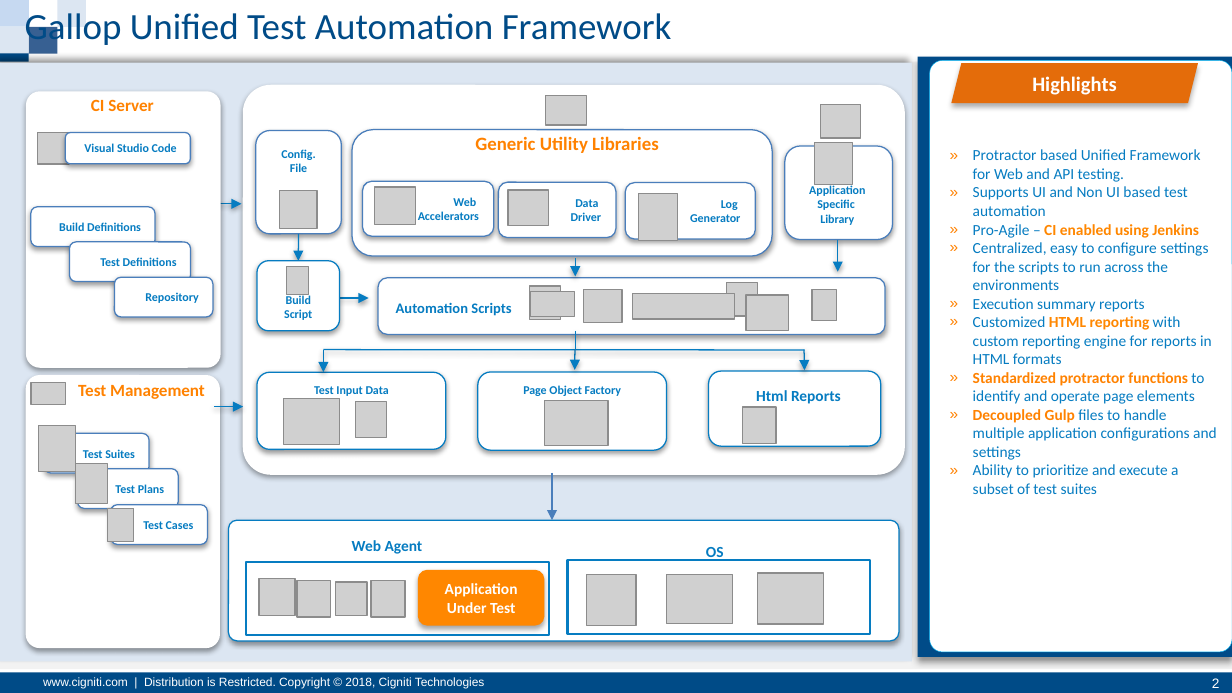
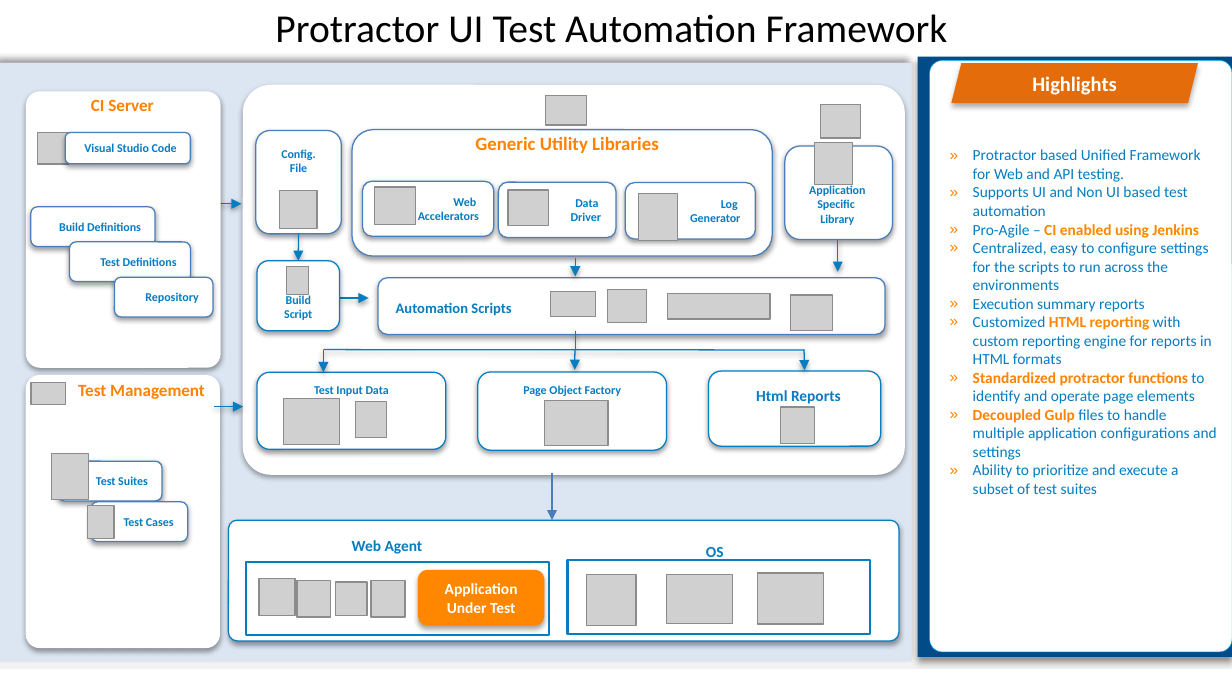
Before and after one commit to jhansik2012/Protractor_UI_POC, a slide deck: slide 2 of protractor_poc_demo.ppsx. Drawn at 1232x693 pixels with LibreOffice and Linux fonts; fonts in the diff are those of the drawing; grey boxes stand for pictures; background and template pictures are left out. Boxes give left, top, right and bottom in pixels: in the first picture for what was removed or moved away, otherwise in the second. Text is boxed around its words. In the diff, an @@ line names an element or a change of style, - is before the commit and + after.

Commit message:
Updated demo file

```diff
--- a/protractor_poc_demo.ppsx
+++ b/protractor_poc_demo.ppsx
@@ group removed at [0,0,86,80]: 5 rectangles @@
@@ text "Protractor UI Test Automation Framework" at [275,14,948,43]: vertical alignment middle to top @@
@@ text at [275,14,948,43]: text changed; size 21.6 to 23.1 pt; text colour #004B87 to #000000 @@
-Gallop Unified Test Automation Framework
+Protractor UI Test Automation Framework
@@ picture removed at [530,286,561,319] @@
@@ picture: place and size @@
-picture at [530,292,575,317]
+picture at [551,292,596,317]
@@ picture: place and size @@
-picture at [583,290,622,323]
+picture at [607,290,647,323]
@@ picture: place and size @@
-picture at [632,293,734,319]
+picture at [668,293,770,319]
@@ picture removed at [727,283,758,317] @@
@@ picture: place and size @@
-picture at [747,294,788,330]
+picture at [791,294,833,330]
@@ picture removed at [812,290,837,320] @@
@@ picture: place and size @@
-picture at [742,407,776,444]
+picture at [780,407,814,444]
@@ picture: place and size @@
-picture at [38,425,75,472]
+picture at [52,453,89,500]
@@ rounded rectangle "Test Suites": place and size @@
-rounded rectangle "Test Suites" at [44,434,149,473]
+rounded rectangle "Test Suites" at [58,461,163,500]
@@ picture removed at [75,463,107,504] @@
@@ rounded rectangle removed at [78,468,179,508] @@
-Test Plans
@@ picture: place and size @@
-picture at [107,509,133,542]
+picture at [87,505,113,538]
@@ rounded rectangle "Test Cases": place and size @@
-rounded rectangle "Test Cases" at [111,505,207,545]
+rounded rectangle "Test Cases" at [91,501,187,541]
@@ rectangle removed at [0,673,1232,693] @@
@@ text removed at [43,677,485,689] @@
-www.cigniti.com | Distribution is Restricted. Copyright © 2018, Cigniti Technologies
@@ page number removed at [1212,678,1220,688] @@
-2
```
